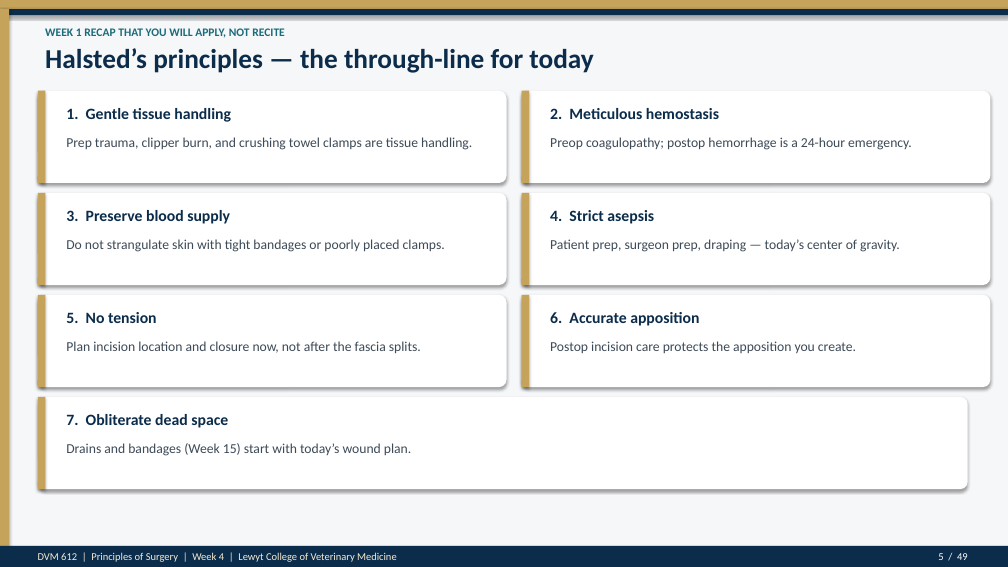
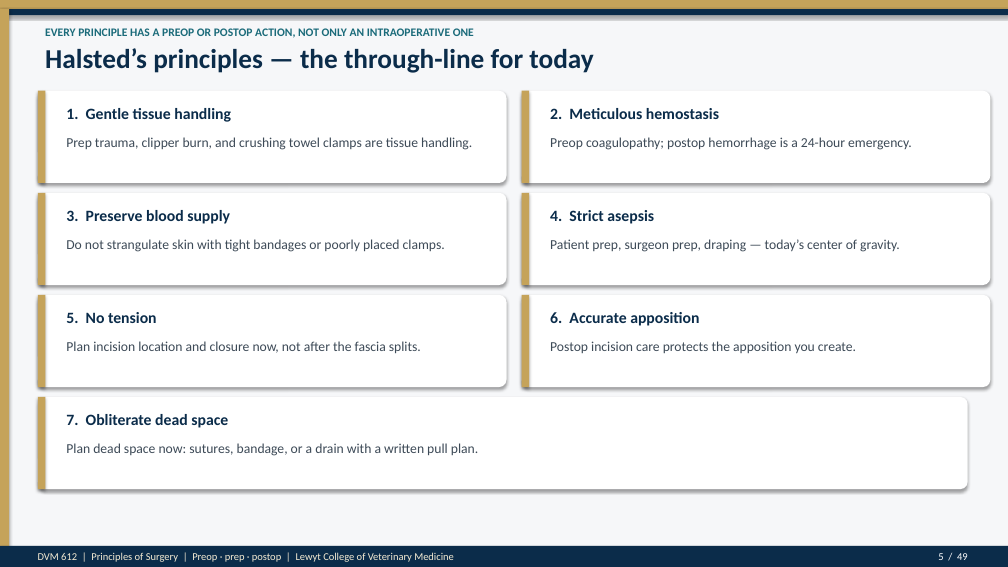
Before and after one commit to drkimvet/happycare, a slide deck: slide 5 of lectures/DVM-612_Week4_Preop_PatientPrep_Postop.pptx. Drawn at 1008x567 pixels with LibreOffice and Linux fonts; fonts in the diff are those of the drawing. Boxes give left, top, right and bottom in pixels: in the first picture for what was removed or moved away, otherwise in the second. Text is boxed around its words. In the diff, an @@ line names an element or a change of style, - is before the commit and + after.

```diff
--- a/lectures/DVM-612_Week4_Preop_PatientPrep_Postop.pptx
+++ b/lectures/DVM-612_Week4_Preop_PatientPrep_Postop.pptx
@@ text at (45, 28, 474, 38): text changed @@
-WEEK 1 RECAP THAT YOU WILL APPLY, NOT RECITE
+EVERY PRINCIPLE HAS A PREOP OR POSTOP ACTION, NOT ONLY AN INTRAOPERATIVE ONE
@@ text at (66, 443, 478, 456): text changed @@
-Drains and bandages (Week 15) start with today’s wound plan.
+Plan dead space now: sutures, bandage, or a drain with a written pull plan.
@@ text at (38, 552, 454, 562): text changed @@
-DVM 612 | Principles of Surgery | Week 4 | Lewyt College of Veterinary Medicine
+DVM 612 | Principles of Surgery | Preop · prep · postop | Lewyt College of Veterinary Medicine
```
Also in this commit, not shown: 45 other slides changed, 2 other files.
